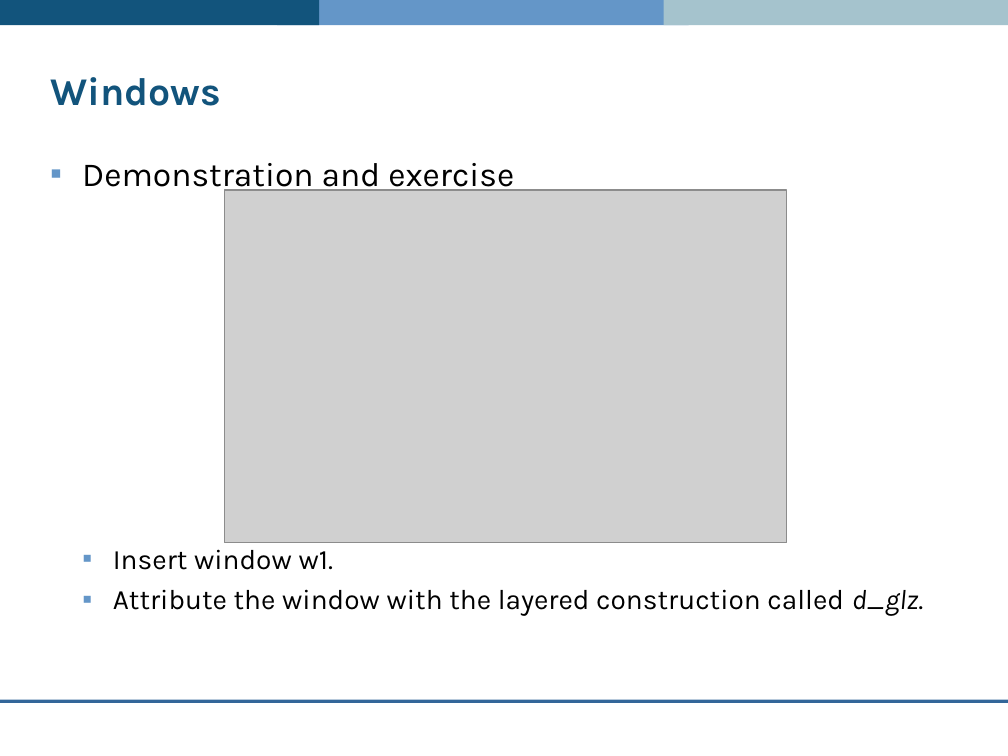
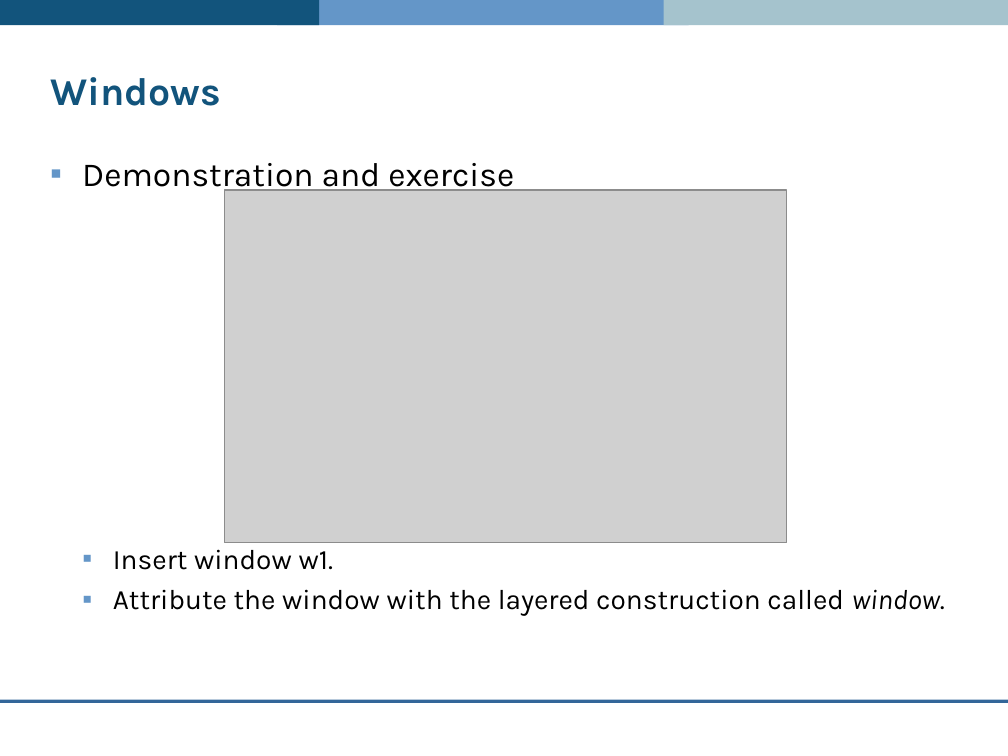
Before and after one commit to ESP-rCommunity/ESPrExtras, a slide deck: slide 34 of training/co-simulator_ESP-r/intro/introduction.ppt. Drawn at 1008x756 pixels with LibreOffice and Linux fonts; fonts in the diff are those of the drawing; grey boxes stand for pictures; background and template pictures are left out. Boxes give left, top, right and bottom in pixels: in the first picture for what was removed or moved away, otherwise in the second. Text is boxed around its words. In the diff, an @@ line names an element or a change of style, - is before the commit and + after.

Commit message:
Correcting some typos in the introductory slides.

```diff
--- a/training/co-simulator_ESP-r/intro/introduction.ppt
+++ b/training/co-simulator_ESP-r/intro/introduction.ppt
@@ text at (113,589,945,616): text changed @@
-  ▪ Attribute the window with the layered construction called d_glz.
+  ▪ Attribute the window with the layered construction called window.
```
Also in this commit, not shown: 1 other slide changed.
